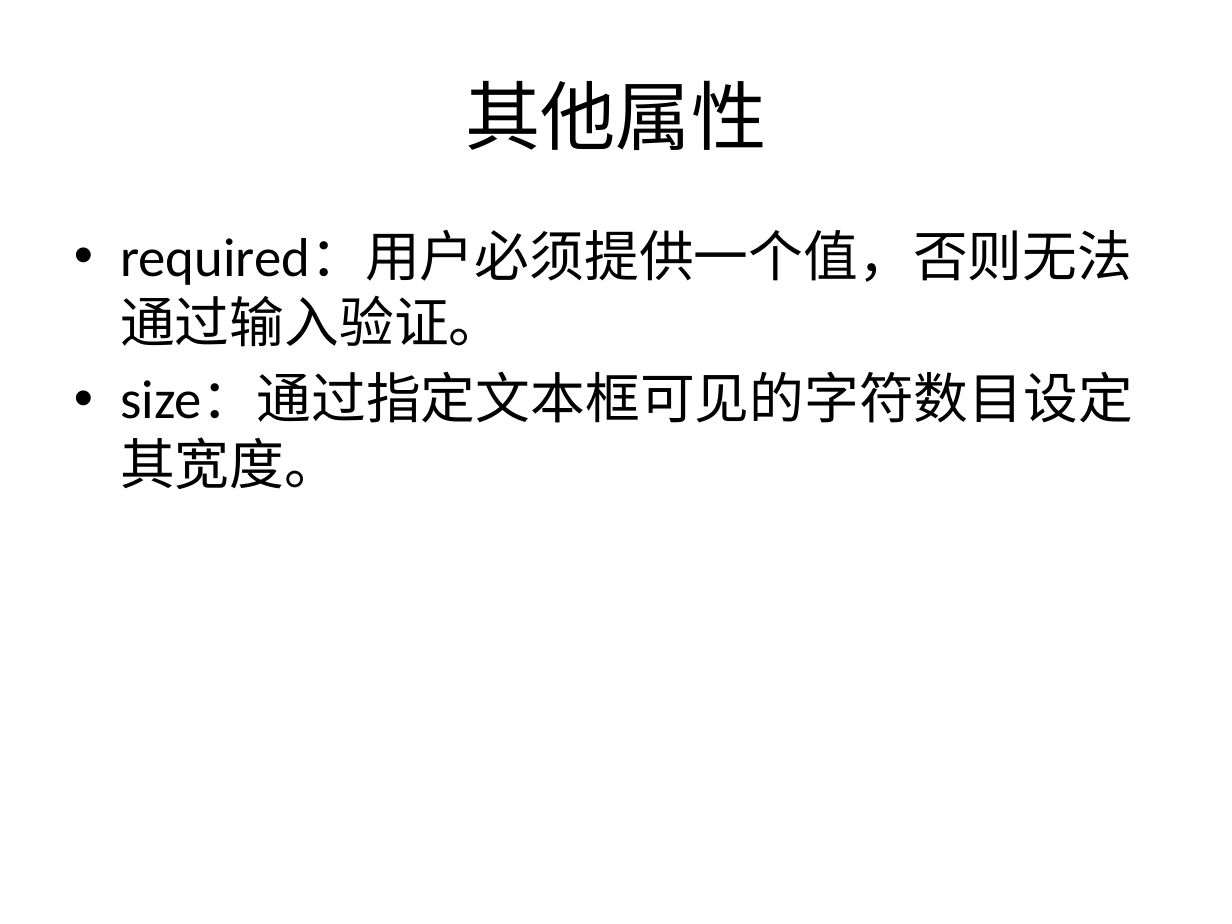
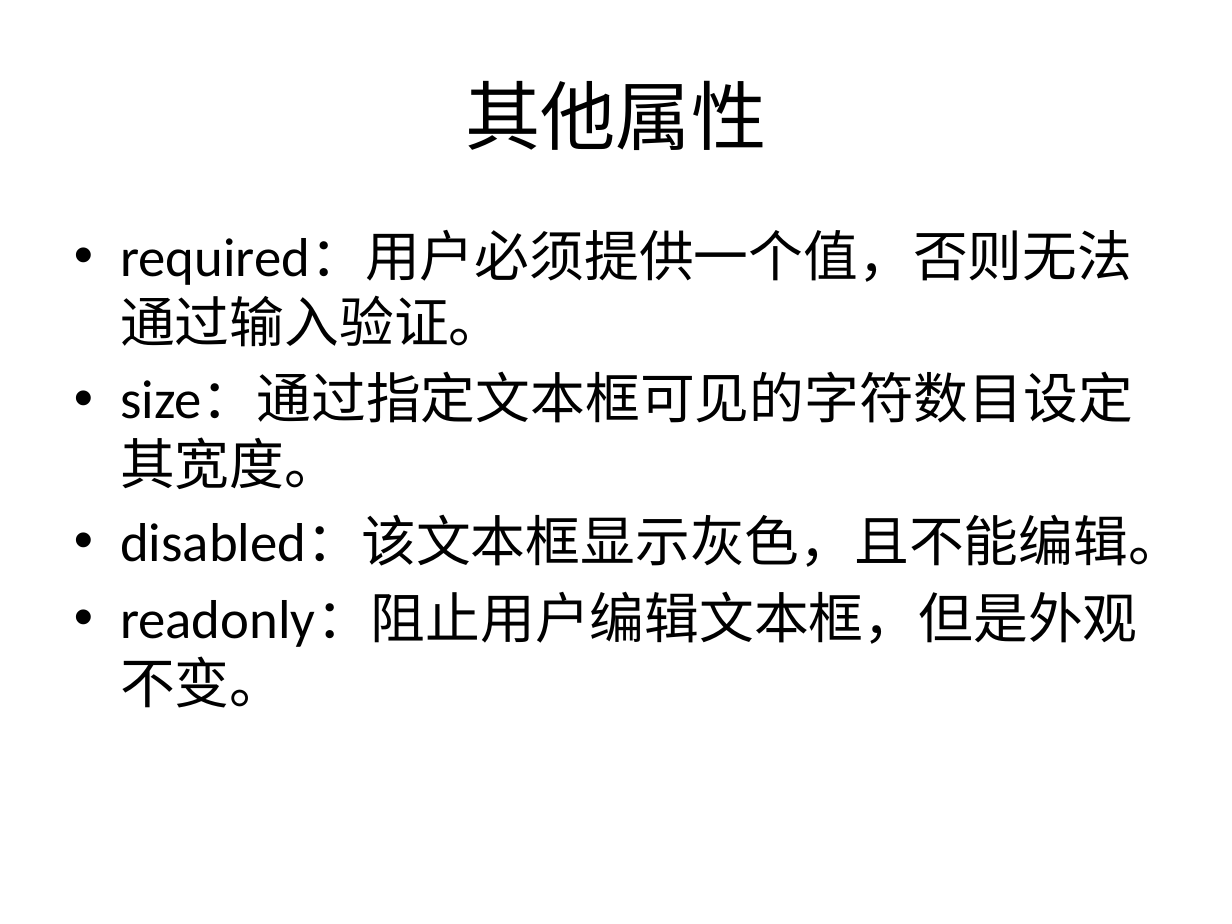
Before and after one commit to sans123wx/class, a slide deck: slide 18 of 网页设计与制作/课件/3/表单.pptx. Drawn at 1232x924 pixels with LibreOffice and Linux fonts; fonts in the diff are those of the drawing. Boxes give left, top, right and bottom in pixels: in the first picture for what was removed or moved away, otherwise in the second. Text is boxed around its words. In the diff, an @@ line names an element or a change of style, - is before the commit and + after.

```diff
--- a/网页设计与制作/课件/3/表单.pptx
+++ b/网页设计与制作/课件/3/表单.pptx
@@ text at [120,515,1183,708]: paragraphs added @@
+• disabled：该文本框显示灰色，且不能编辑。
+• readonly：阻止用户编辑文本框，但是外观不变。
```
Also in this commit, not shown: 3 other slides changed, 6 other files.
